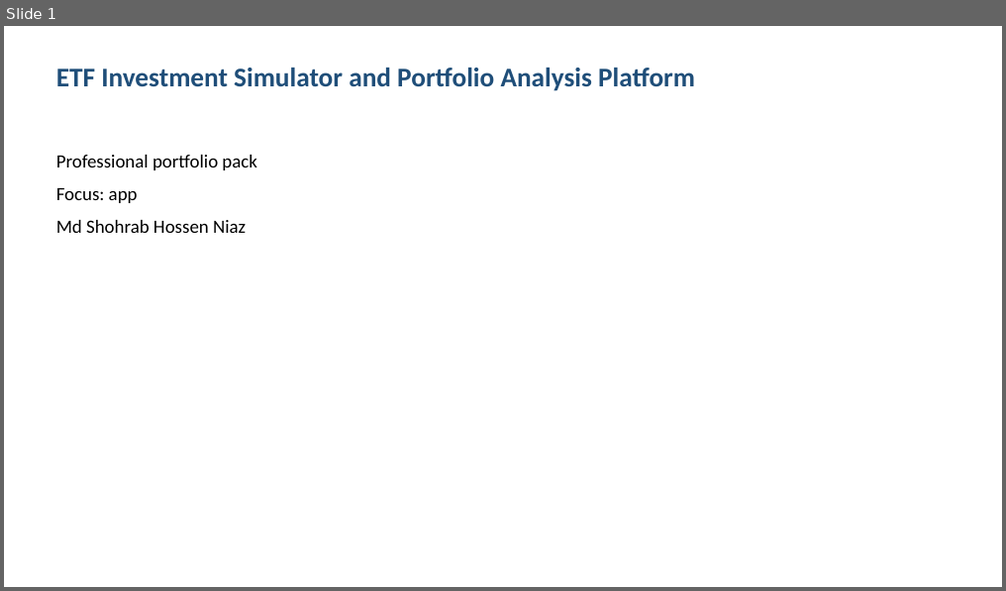
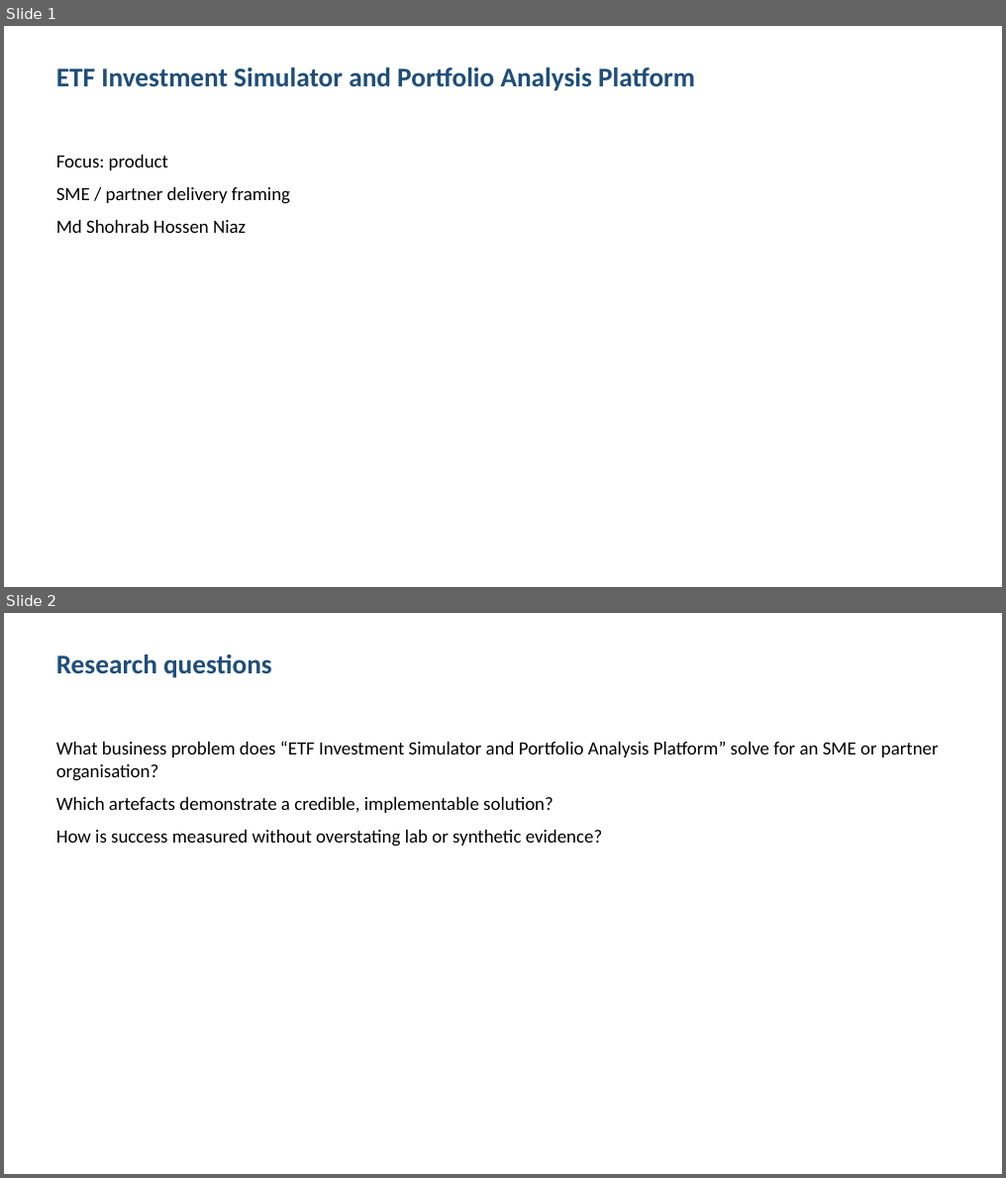
Before and after one commit to shohrabniaz/etf-portfolio-simulator, a slide deck: Final_Submission/02_Presentation.pptx. Shown one above the other, each under a label of ours: slide 1 before the commit, slides 1 and 2 after it. The pictures are 1006x591 and 1006x1178 pixels, drawn with LibreOffice and Linux fonts; fonts in the diff are those of the drawing. Boxes give left, top, right and bottom in pixels: in the first picture for what was removed or moved away, otherwise in the second. Text is boxed around its words. In the diff, an @@ line names an element or a change of style, - is before the commit and + after.

Commit message:
Polish portfolio pack for professional showcase readiness.

```diff
--- a/Final_Submission/02_Presentation.pptx
+++ b/Final_Submission/02_Presentation.pptx
@@ slide 2 added at (4,613,1002,1174), background #FFFFFF @@
@@ text added at (56,655,272,678), 26 pt, text #1F4E79, bold @@
+Research questions
@@ text added at (56,741,939,847), 18 pt, text #000000 @@
+What business problem does “ETF Investment Simulator and Portfolio Analysis Platform” solve for an SME or partner organisation?
+Which artefacts demonstrate a credible, implementable solution?
+How is success measured without overstating lab or synthetic evidence?
@@ slide 1 changed as well @@
@@ text at (56,155,290,204): text changed @@
-Professional portfolio pack
-Focus: app
+Focus: product
+SME / partner delivery framing
```
Also in this commit, not shown: 2 other slides changed, 1 slide removed, 12 other files.
